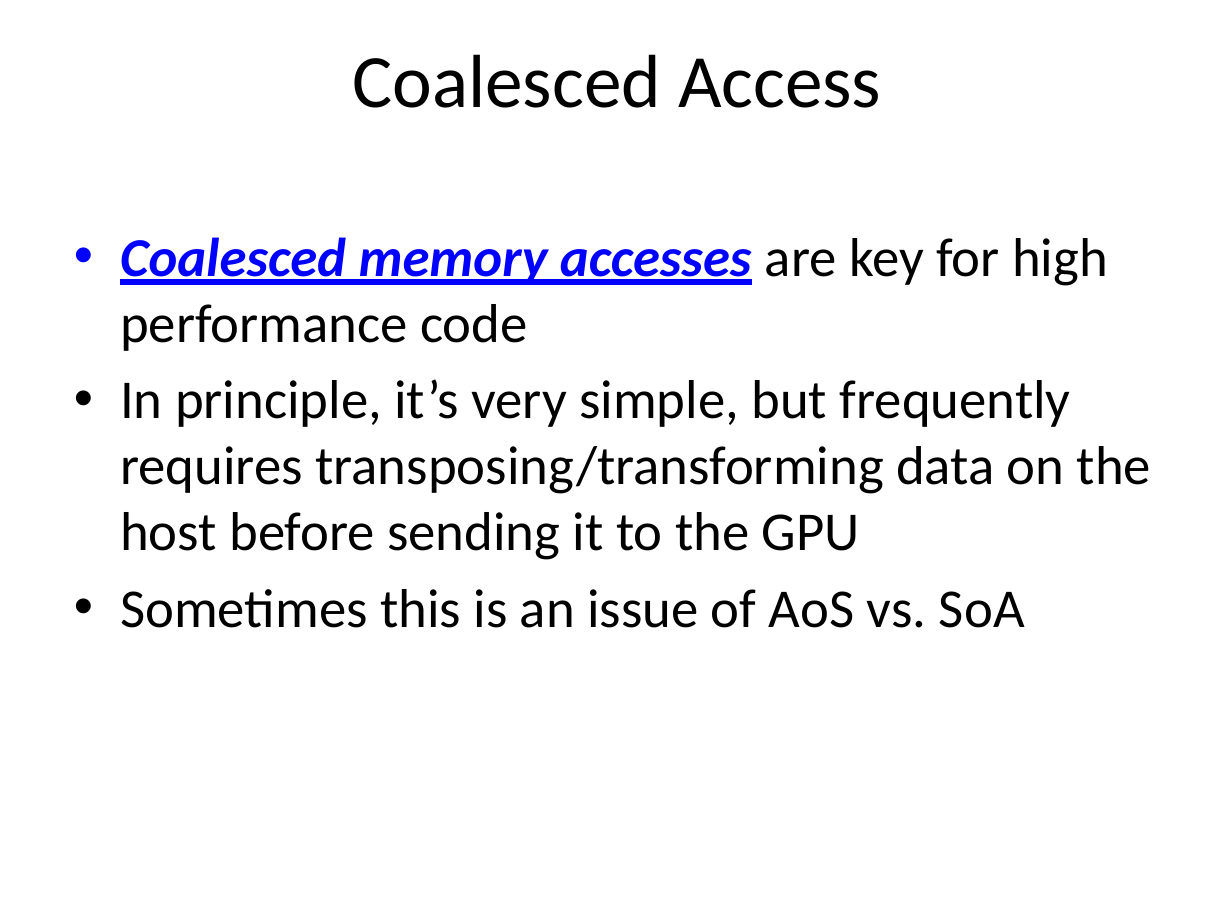
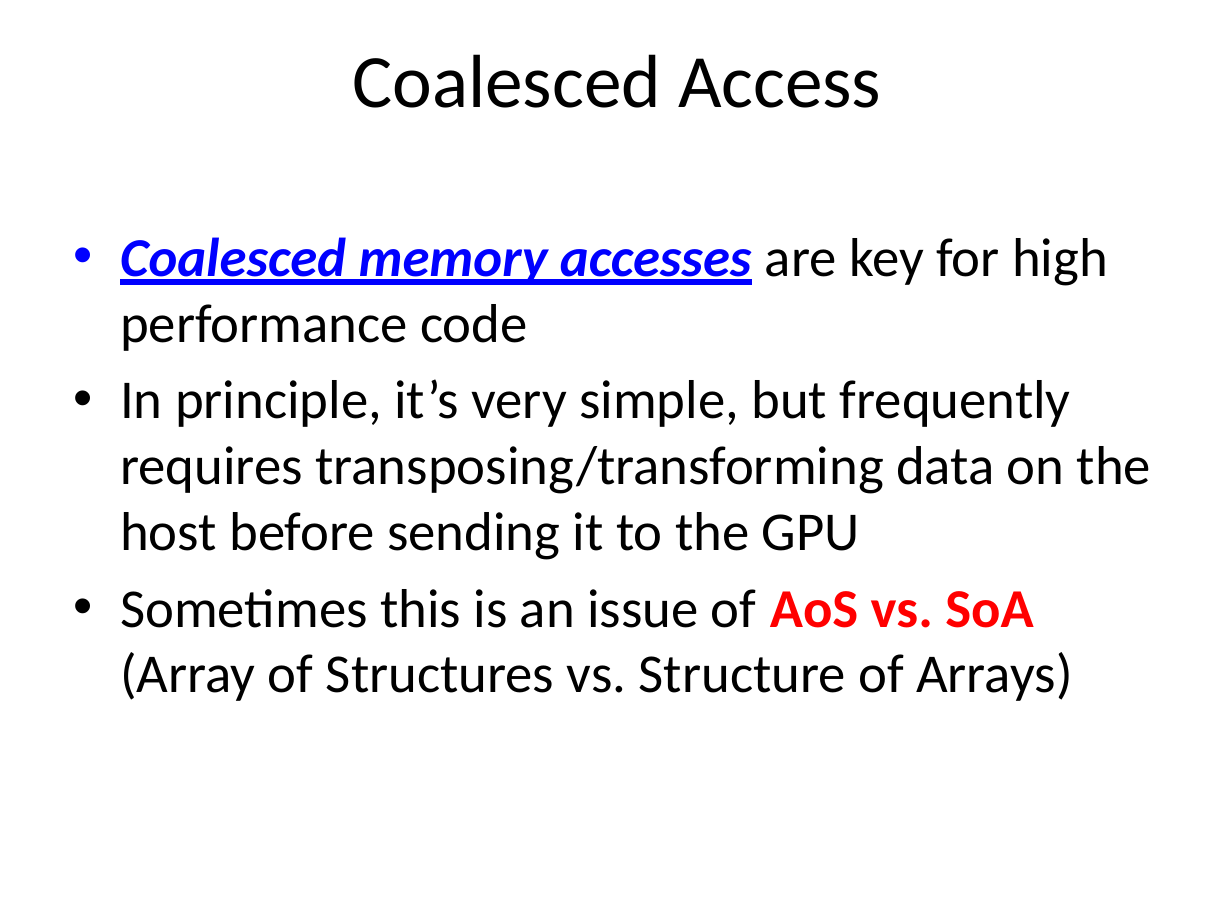
Before and after one commit to UoB-HPC/opencl-training-code, a slide deck: slide 46 of slides/advanced_part3.pptx. Drawn at 1232x924 pixels with LibreOffice and Linux fonts; fonts in the diff are those of the drawing. Boxes give left, top, right and bottom in pixels: in the first picture for what was removed or moved away, otherwise in the second. Text is boxed around its words. In the diff, an @@ line names an element or a change of style, - is before the commit and + after.

```diff
--- a/slides/advanced_part3.pptx
+++ b/slides/advanced_part3.pptx
@@ text at bbox=[120, 589, 1072, 701]: text changed @@
-• Sometimes this is an issue of AoS vs. SoA
+• Sometimes this is an issue of AoS vs. SoA (Array of Structures vs. Structure of Arrays)
```
Also in this commit, not shown: 12 other slides changed, 1 slide added.
